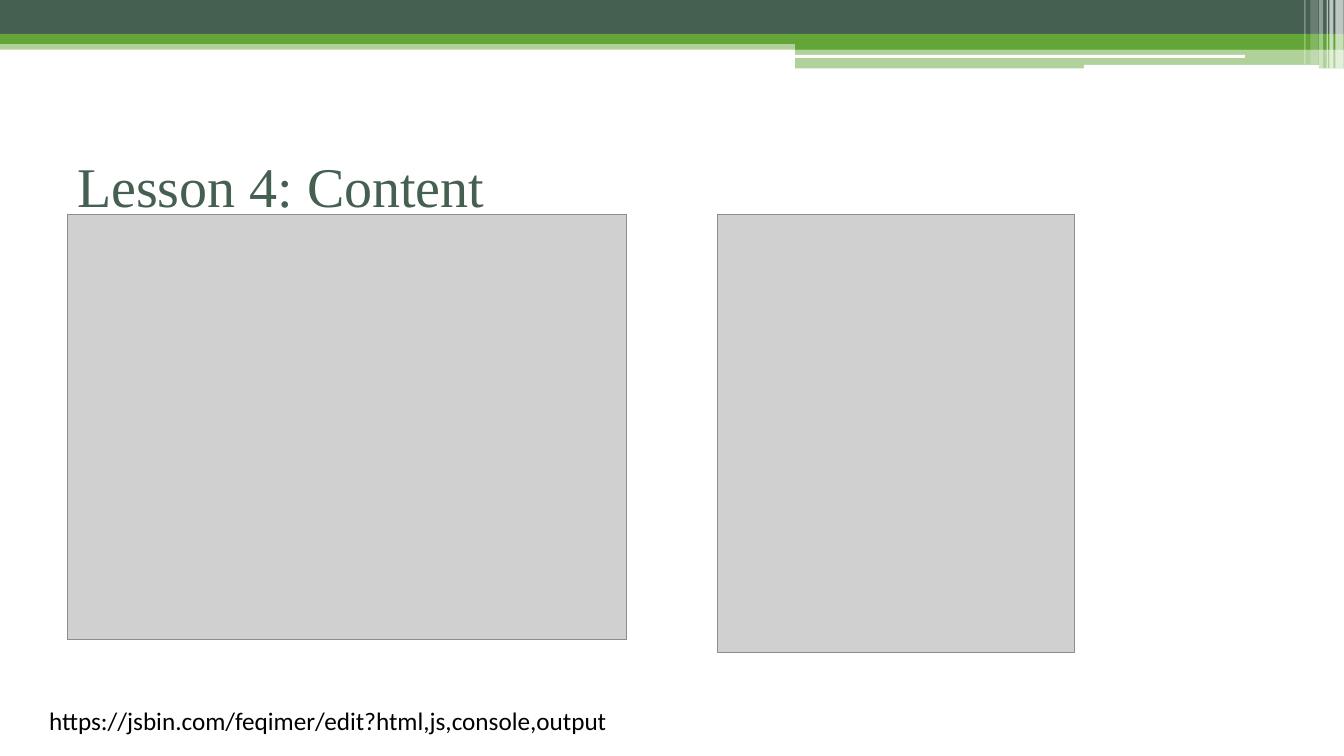
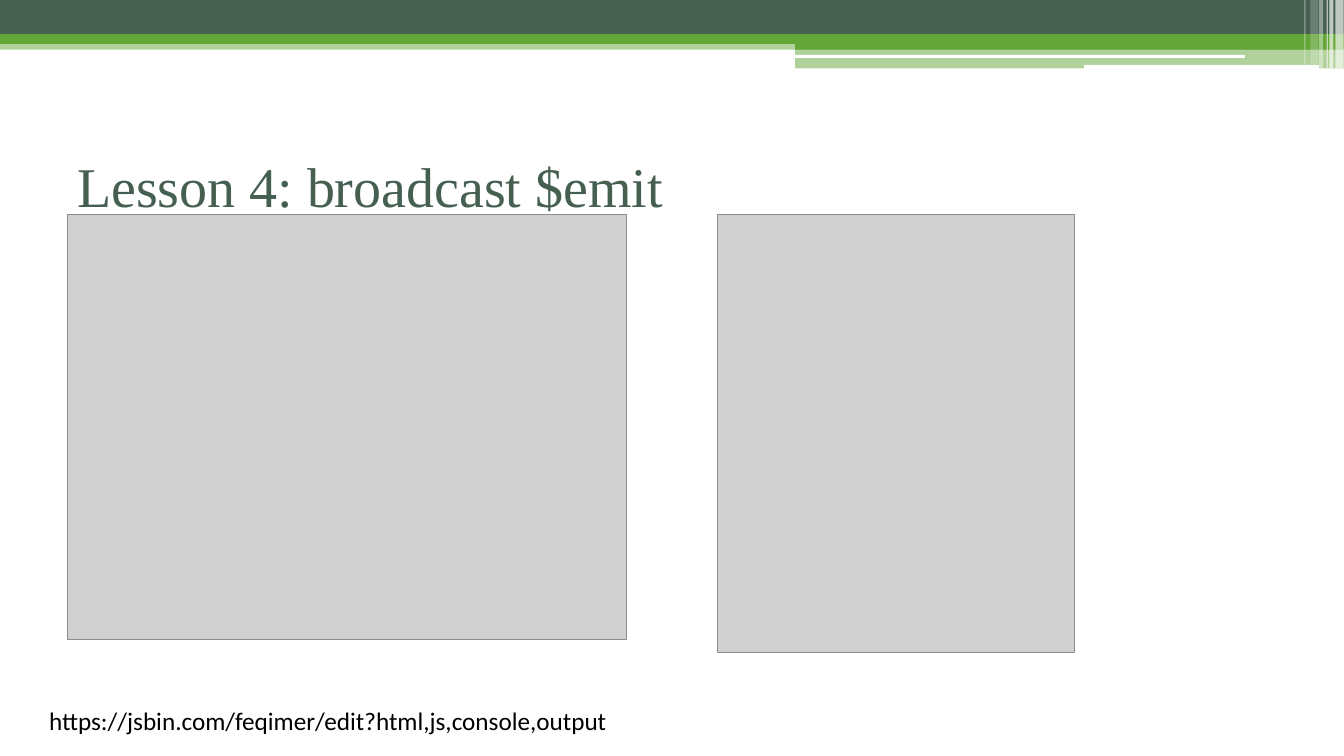
Before and after one commit to phamtuanchip/7dayswithvuejs, a slide deck: slide 29 of vuejs-2.0.pptx. Drawn at 1344x756 pixels with LibreOffice and Linux fonts; fonts in the diff are those of the drawing; grey boxes stand for pictures. Boxes give left, top, right and bottom in pixels: in the first picture for what was removed or moved away, otherwise in the second. Text is boxed around its words. In the diff, an @@ line names an element or a change of style, - is before the commit and + after.

Commit message:
add slides content

```diff
--- a/vuejs-2.0.pptx
+++ b/vuejs-2.0.pptx
@@ title at [77, 166, 662, 217]: text changed @@
-Lesson 4: Content
+Lesson 4: broadcast $emit
```
Also in this commit, not shown: 24 other slides changed, 2 slides added.
